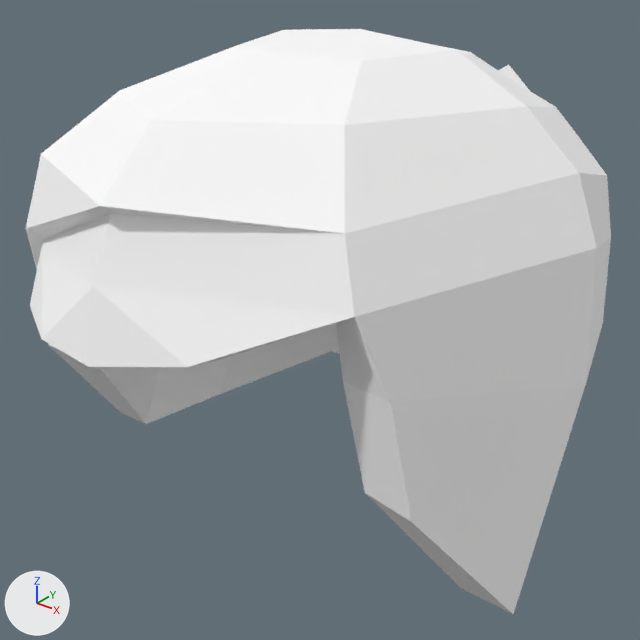
The glTF model frontend/assets/models3d/packs/quaternius-fbx/female_hairstyle_4.glb: old version first, new version second.
Rendered twice from a 50 mm lens placed at (1.19, -1.77, 1.19), pointed at (-0.18, -0.06, 0.13). Arrows for +X, +Y and +Z are at lower left; the lights stay in place. The picture after the commit comes second. Where no turn or scale is listed for an object, it has been applied to the vertices.

Before the edit, the objects in view are built like this:
```python
mat_material_0 = principled_material('Material_0')
mat_material_0.base_color = (1.0, 1.0, 1.0)  # white #ffffff
mat_material_0.roughness = 0.85
mat_material_1 = principled_material('Material_1')
mat_material_1.base_color = (1.0, 1.0, 1.0)  # white #ffffff
mat_material_1.roughness = 0.85
me_mesh_0 = bpy.data.meshes.new('Mesh_0')
me_mesh_0.from_pydata(...)  # 160 vertices, 315 faces; spans x -0.63..0.63, y -0.95..0.95, z -0.92..0.92
# faces by material slot: [299, 16]
me_mesh_0.materials.append(mat_material_0)  # white #ffffff
me_mesh_0.materials.append(mat_material_1)  # white #ffffff
ob_female_hairstyle_4 = bpy.data.objects.new('Female_Hairstyle_4', me_mesh_0)
ob_female_hairstyle_4.location = (0.0, 0.0, 0.0)
```
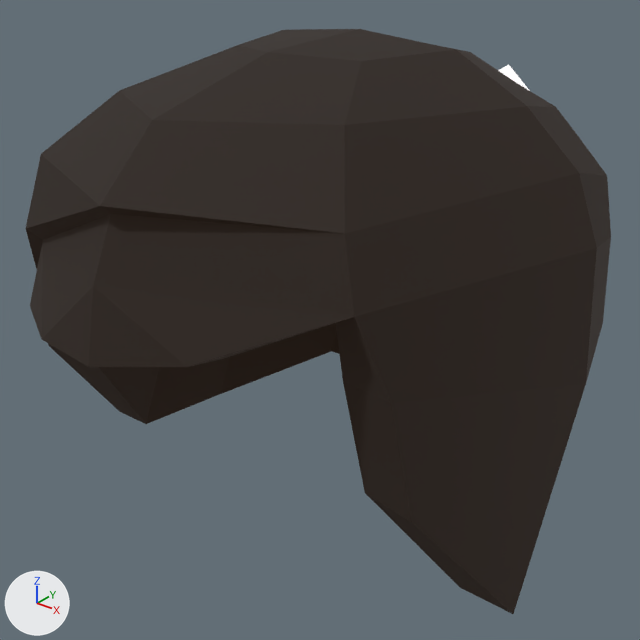
Edits to the bpy script that builds the scene:
```text
Change mat_material_0:
    mat_material_0.base_color: (1.0, 1.0, 1.0) -> (0.00866, 0.00438, 0.00219)  # white #ffffff -> black #170e07
    add mat_material_0.emission_strength = 1.0
    add mat_material_0.emission_color = (0.00866, 0.00438, 0.00219)  # black #170e07
Change mat_material_1:
    mat_material_1.base_color: (1.0, 1.0, 1.0) -> (0.604, 0.604, 0.604)  # white #ffffff -> light grey #cccccc
    add mat_material_1.emission_strength = 0.604
```

Where the change shows, as pixel boxes [x1, y1, x2, y2] in the pictures (640 x 640 px):
'Female_Hairstyle_4', recoloured, surface changed (darker)
    both: [26, 29, 611, 614]
